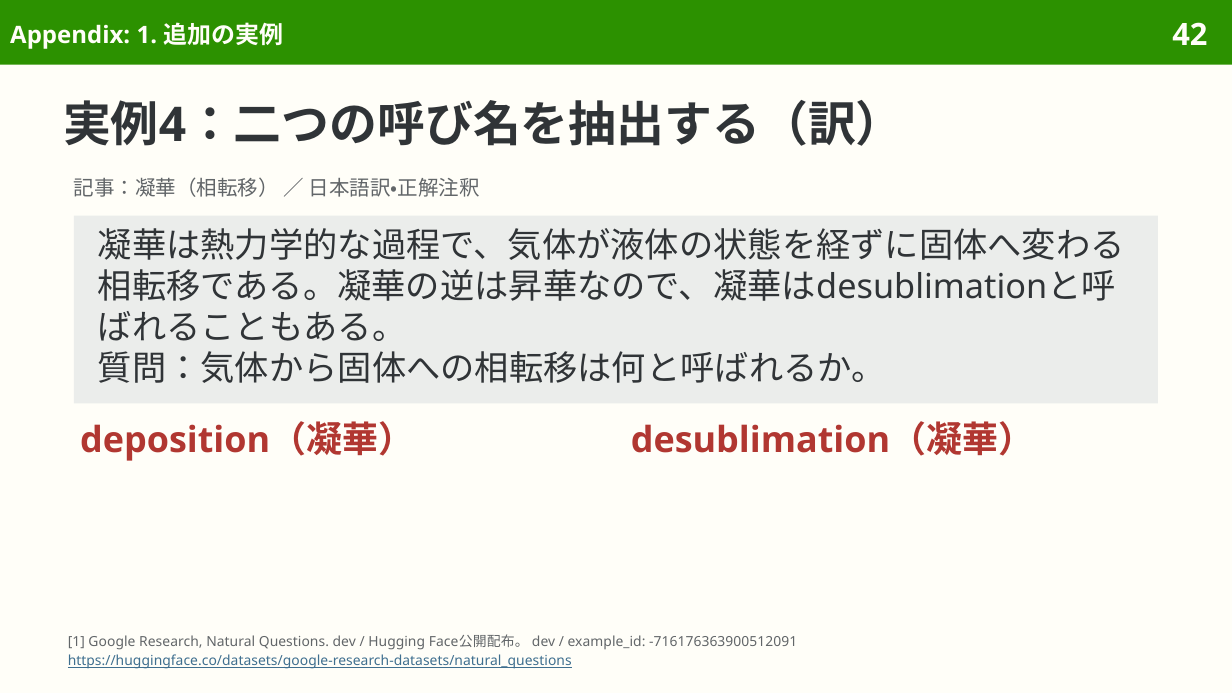
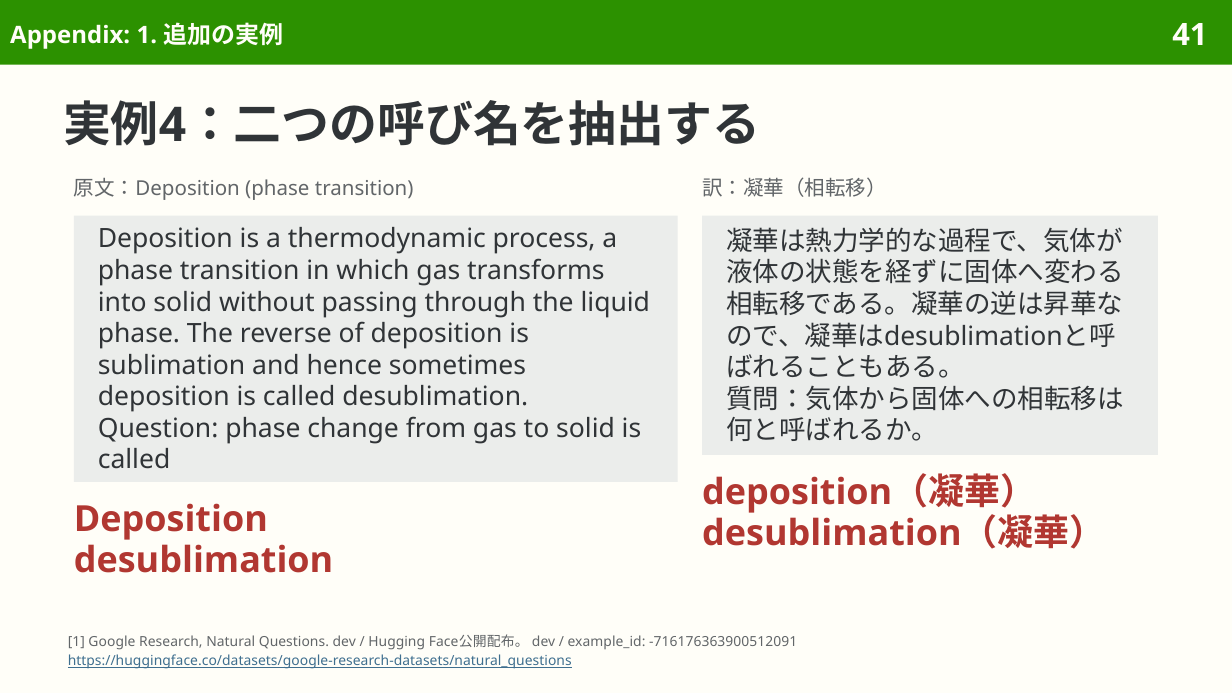
Before and after one commit to sasakiy84/datasets-in-10-minutes, a slide deck: slide 41 of slides/datasets-in-10-minutes-naturalquestions.pptx (slide 42 before the commit). Drawn at 1232x693 pixels with LibreOffice and Linux fonts; fonts in the diff are those of the drawing. Boxes give left, top, right and bottom in pixels: in the first picture for what was removed or moved away, otherwise in the second. Text is boxed around its words. In the diff, an @@ line names an element or a change of style, - is before the commit and + after.

Commit message:
Correct Natural Questions output limit and refine bilingual layout

```diff
--- a/slides/datasets-in-10-minutes-naturalquestions.pptx
+++ b/slides/datasets-in-10-minutes-naturalquestions.pptx
@@ page number at (1172,23,1207,45): text changed @@
-42
+41
@@ title at (63,100,760,146): text changed @@
-実例4：二つの呼び名を抽出する（訳）
+実例4：二つの呼び名を抽出する
@@ text added at (74,178,414,200), 12 pt, text #626669 @@
+原文：Deposition (phase transition)
@@ text at (702,177,887,197): text changed @@
-記事：凝華（相転移） ／ 日本語訳・正解注釈
+訳：凝華（相転移）
@@ rectangle added at (74,216,678,482), fill #EBEDEB, 15.5 pt, text #303437 @@
+Deposition is a thermodynamic process, a phase transition in which gas transforms into solid without passing through the liquid phase. The reverse of deposition is sublimation and hence sometimes deposition is called desublimation.
+Question: phase change from gas to solid is called
@@ rectangle "凝華は熱力学的な過程で、気体が液体の状態を経ずに固体へ変わる相転移である。凝華の逆は昇華なので、凝華はdesublima ...": place and size @@
-rectangle "凝華は熱力学的な過程で、気体が液体の状態を経ずに固体へ変わる相転移である。凝華の逆は昇華なので、凝華はdesublima ..." at (74,216,1158,404)
+rectangle "凝華は熱力学的な過程で、気体が液体の状態を経ずに固体へ変わる相転移である。凝華の逆は昇華なので、凝華はdesublima ..." at (702,216,1158,455)
@@ rectangle "凝華は熱力学的な過程で、気体が液体の状態を経ずに固体へ変わる相転移である。凝華の逆は昇華なので、凝華はdesublima ..." at (702,216,1158,455): size 20 to 15.5 pt; line spacing 23.8pt to 18.4pt @@
@@ text removed at (80,421,414,461) @@
-deposition（凝華）
@@ text at (702,473,1036,513): paragraph added @@
+deposition（凝華）
@@ text "deposition（凝華）": place and size @@
-text "deposition（凝華）" at (631,421,1034,456)
+text "deposition（凝華）" at (702,473,1105,549)
@@ text added at (74,503,333,573), 21 pt, text #B13731, bold @@
+Deposition
+desublimation
```
Also in this commit, not shown: 22 other slides changed, 1 slide removed, 21 other files.
